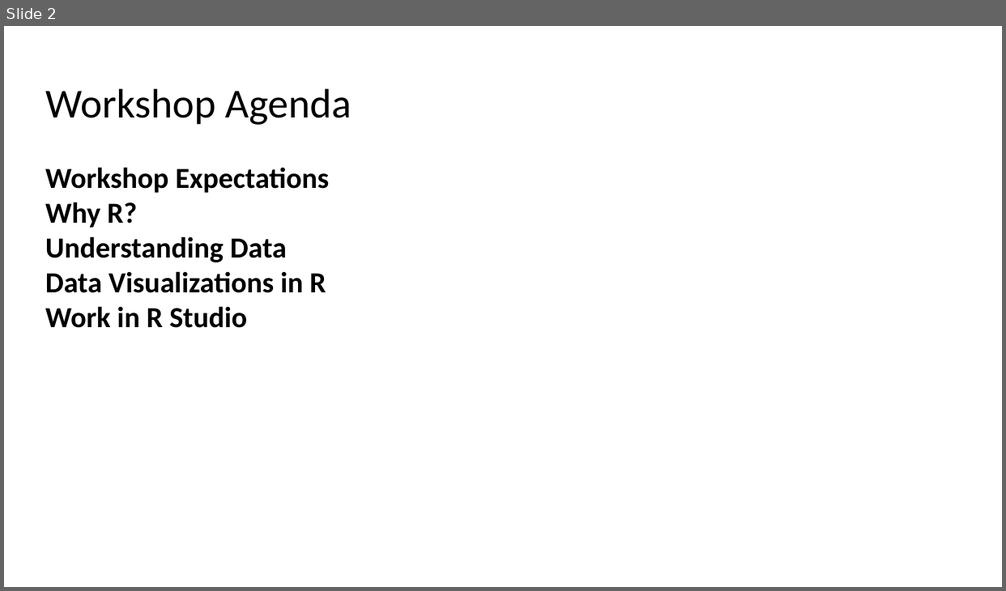
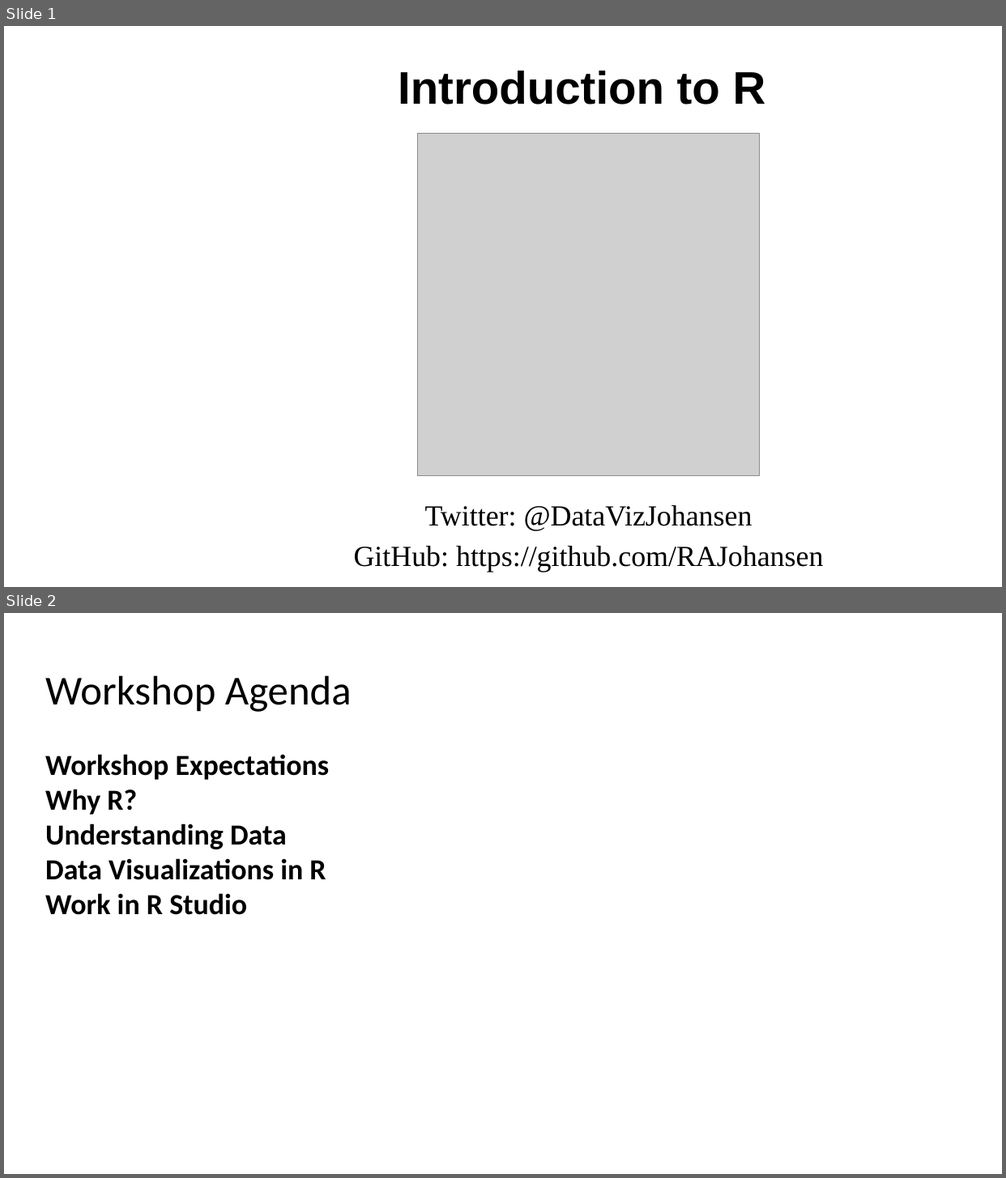
Before and after one commit to RAJohansen/UCL_Workshops, a slide deck: Intro_to_R/Introduction to R.pptx. Shown one above the other, each under a label of ours: slide 2 before the commit, slides 1 and 2 after it. The pictures are 1006x591 and 1006x1178 pixels, drawn with LibreOffice and Linux fonts; fonts in the diff are those of the drawing; grey boxes stand for pictures; background and template pictures are left out. Boxes give left, top, right and bottom in pixels: in the first picture for what was removed or moved away, otherwise in the second. Text is boxed around its words. In the diff, an @@ line names an element or a change of style, - is before the commit and + after.

```diff
--- a/Intro_to_R/Introduction to R.pptx
+++ b/Intro_to_R/Introduction to R.pptx
@@ slide 1 added at box(4, 26, 1002, 587), background picture (left out) @@
@@ title added at box(398, 71, 766, 105), 44 pt, text #000000, bold @@
+Introduction to R
@@ picture added at box(418, 134, 760, 476) @@
@@ subtitle added at box(354, 506, 823, 573), 28 pt, text #000000 @@
+Twitter: @DataVizJohansen
+GitHub: https://github.com/RAJohansen
```
Also in this commit, not shown: 1 slide changed, 1 slide removed.
